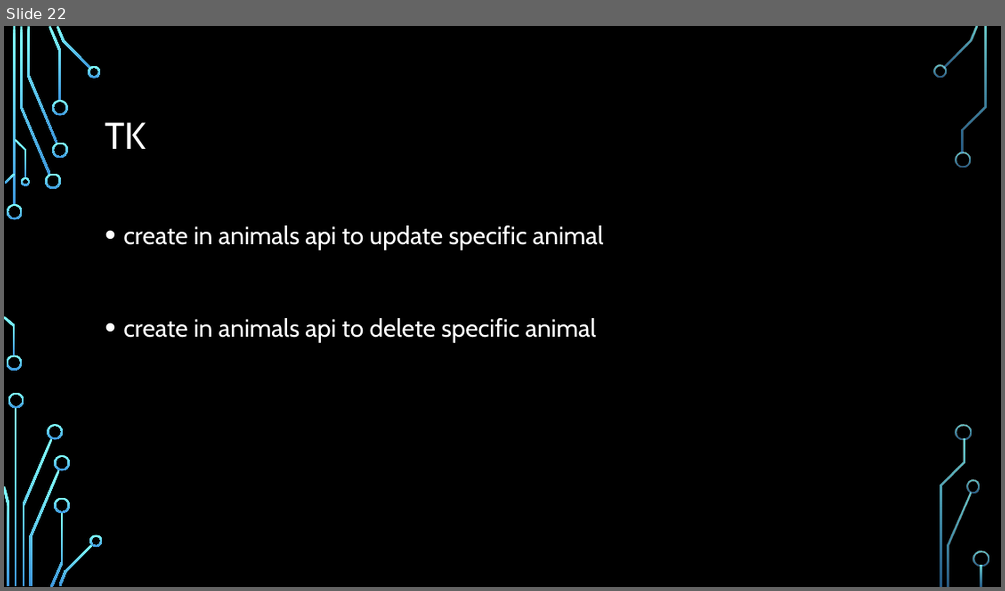
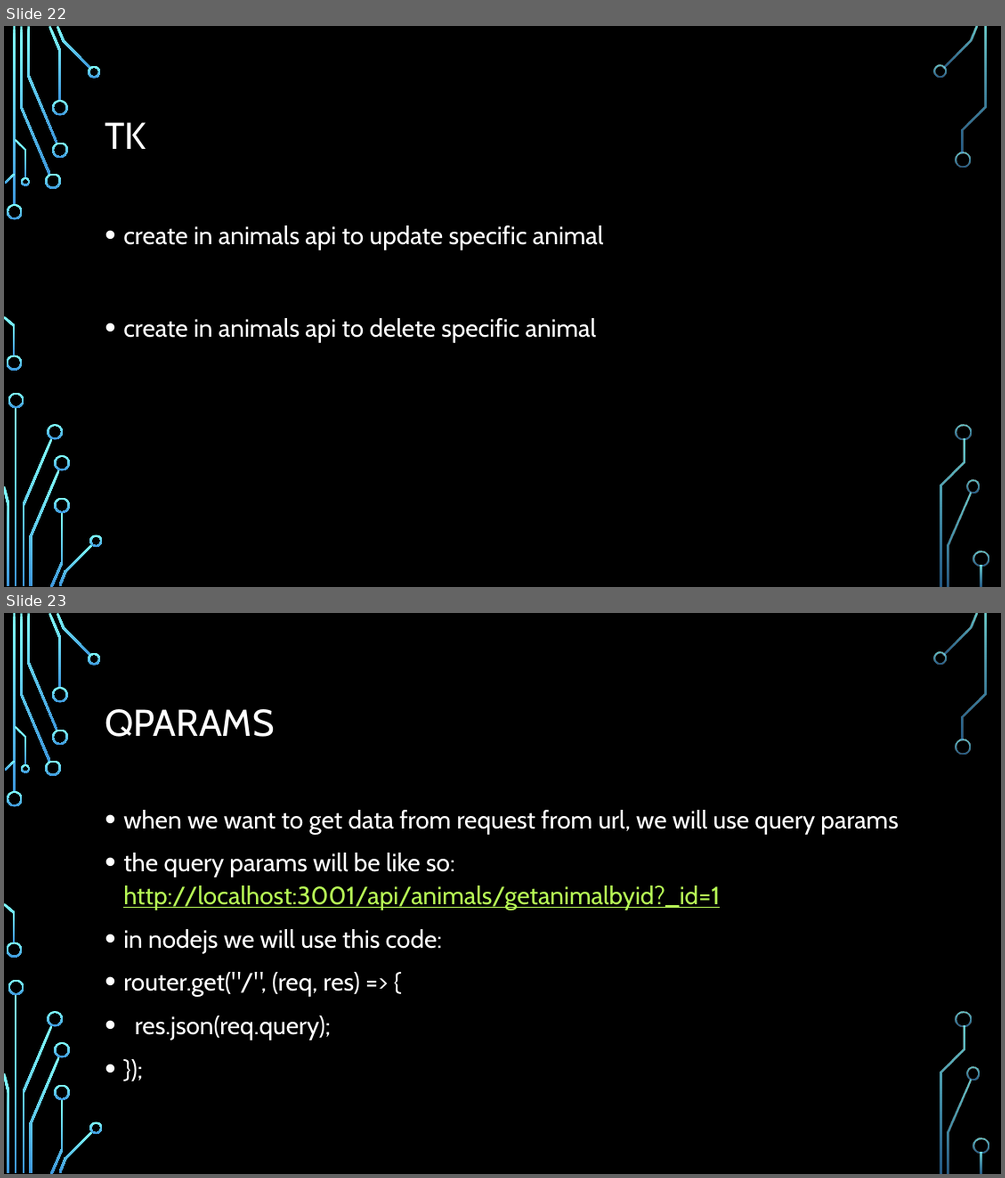
Before and after one commit to Rlss91/hu_morning_nodejs_W011121MR, a slide deck: docs/node js.pptx. Shown one above the other, each under a label of ours: slide 22 before the commit, slides 22 and 23 after it. The pictures are 1005x591 and 1005x1178 pixels, drawn with LibreOffice and Linux fonts; fonts in the diff are those of the drawing; background and template pictures are left out. Boxes give left, top, right and bottom in pixels: in the first picture for what was removed or moved away, otherwise in the second. Text is boxed around its words. In the diff, an @@ line names an element or a change of style, - is before the commit and + after.

Commit message:
params

```diff
--- a/docs/node js.pptx
+++ b/docs/node js.pptx
@@ slide 23 added at [4,613,1001,1174], background picture (left out); not listed: 36 template elements that a slide beside it also shows @@
@@ title added at [105,709,274,737], 36 pt, text #FFFFFF @@
+QPARAMS
@@ text added at [123,810,898,1040], 24 pt, text #FFFFFF @@
+• when we want to get data from request from url, we will use query params
+• the query params will be like so: http://localhost:3001/api/animals/getanimalbyid?_id=1
+• in nodejs we will use this code:
+• router.get("/", (req, res) => {
+• res.json(req.query);
+• });
```
Also in this commit, not shown: 6 other slides added, 1 other file.
